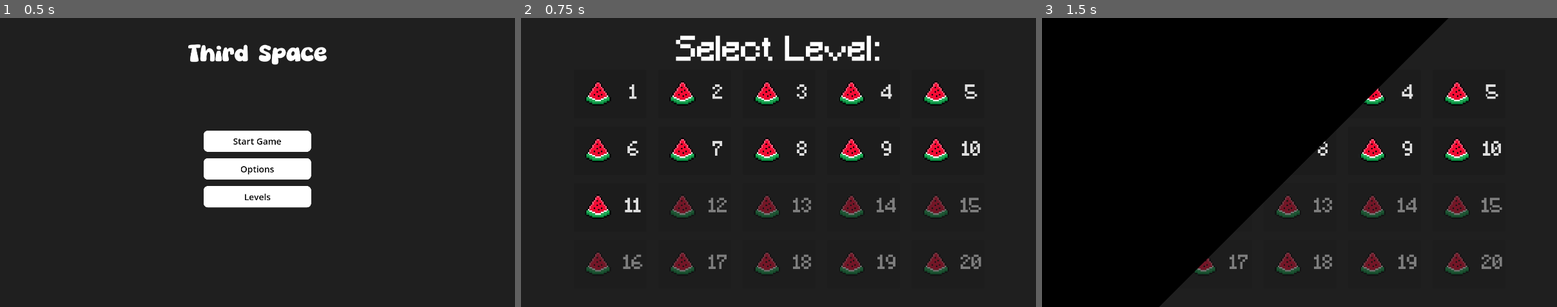
Above: before the commit, frames 1-3 (left to right).
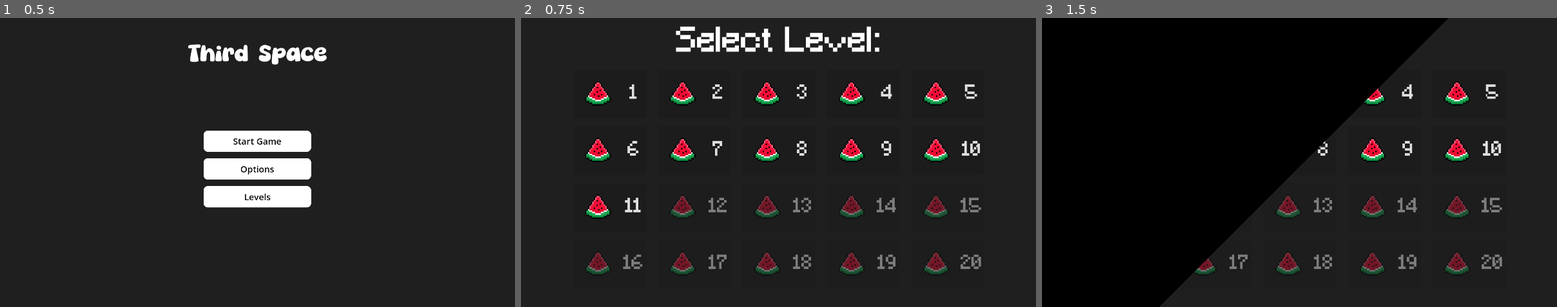
Above: after the commit, the same moments.

Repository: SmoothAsphaltRoads/thirdspacegame
Game: Godot game, scene res://scenes/main_menu.tscn
The game is run twice, just before and just after one commit, with the same random seed, the same clock (stepped at 60 frames per second) and the same inputs.
Inputs:
- Up to frame 1 (0.5 s): no input
- Up to frame 2 (0.75 s): click "Levels" at 0.5 s
- Up to frame 3 (1.5 s): click "1" at 1.25 s

Frame 1 is identical in both runs. In frame 2, 2.0% of the frame differs, in the area x 30-70%, y 2-15%; in frame 3, nothing differs.

Commit message:
enhanced some stuff

Diff:
--- a/control.tscn
+++ /dev/null
@@ -1,9 +0,0 @@
-[gd_scene format=3 uid="uid://t1pum1imig2d"]
-
-[node name="Control" type="Control" unique_id=464304001]
-layout_mode = 3
-anchors_preset = 15
-anchor_right = 1.0
-anchor_bottom = 1.0
-grow_horizontal = 2
-grow_vertical = 2
--- a/scenes/level_select.tscn
+++ b/scenes/level_select.tscn
@@ -251,10 +251,10 @@
 anchors_preset = 5
 anchor_left = 0.5
 anchor_right = 0.5
-offset_left = -459.5
-offset_top = 2.0
-offset_right = 459.5
-offset_bottom = 257.0
+offset_left = -459.0
+offset_top = -32.0
+offset_right = 460.0
+offset_bottom = 223.0
 grow_horizontal = 2
 theme_override_fonts/font = ExtResource("2_rif6e")
 theme_override_font_sizes/font_size = 125
